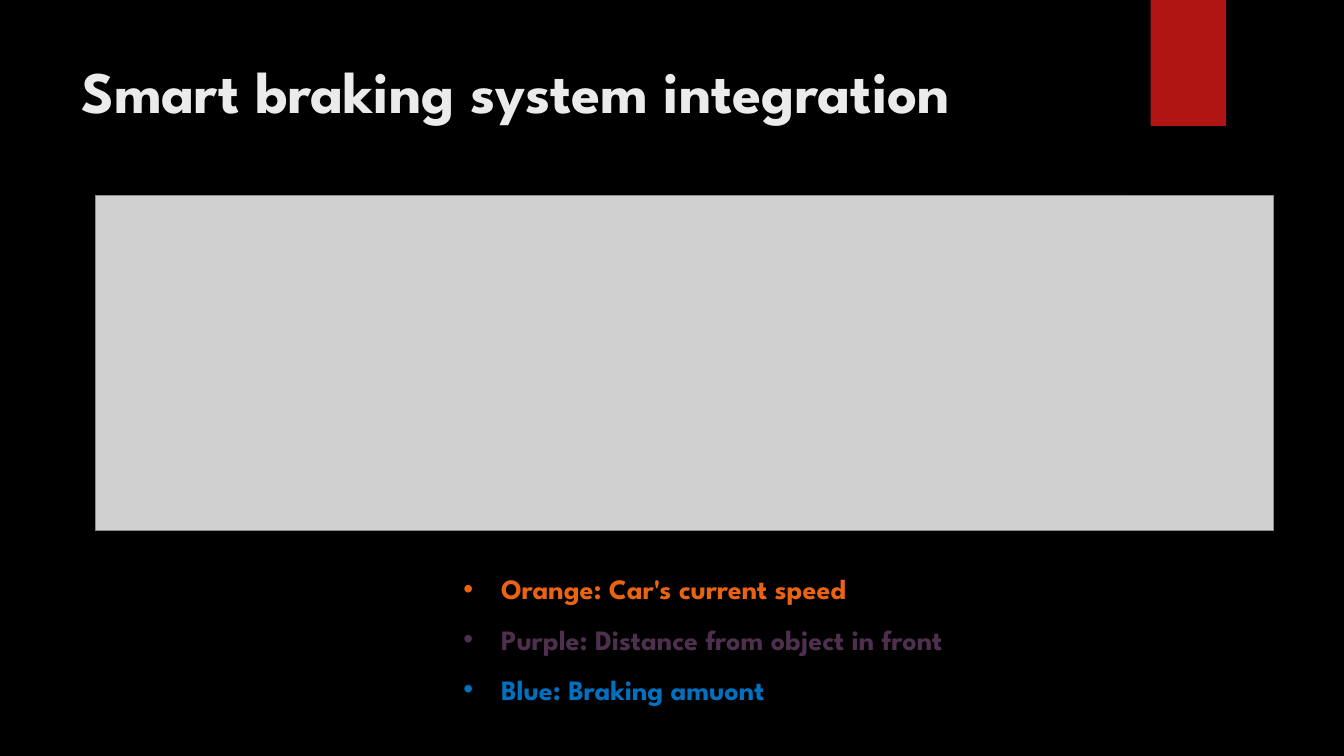
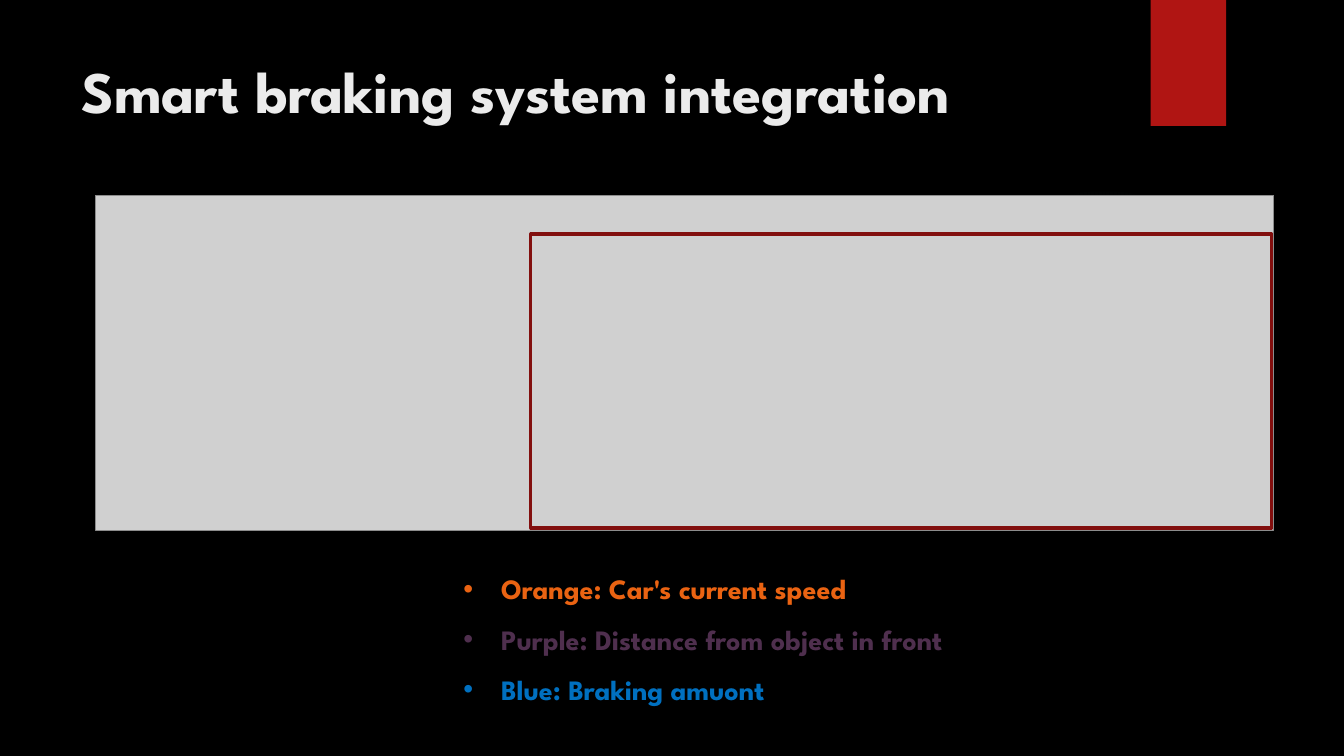
Before and after one commit to GJanos/DDS-RasPi4-ESP32-Communication, a slide deck: slide 10 of Documentation/Smart braking system.pptx (slide 8 before the commit). Drawn at 1344x756 pixels with LibreOffice and Linux fonts; fonts in the diff are those of the drawing; grey boxes stand for pictures; background and template pictures are left out. Boxes give left, top, right and bottom in pixels: in the first picture for what was removed or moved away, otherwise in the second. Text is boxed around its words. In the diff, an @@ line names an element or a change of style, - is before the commit and + after.

```diff
--- a/Documentation/Smart braking system.pptx
+++ b/Documentation/Smart braking system.pptx
@@ rectangle added at [531, 234, 1272, 528], outline #82100E 2.25 pt @@
```
Also in this commit, not shown: 4 other slides changed, 4 slides added, 2 slides removed, 2 other files.
